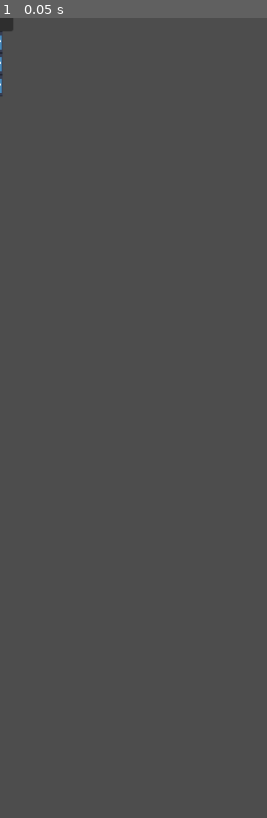
Above: before the commit, frame 1.
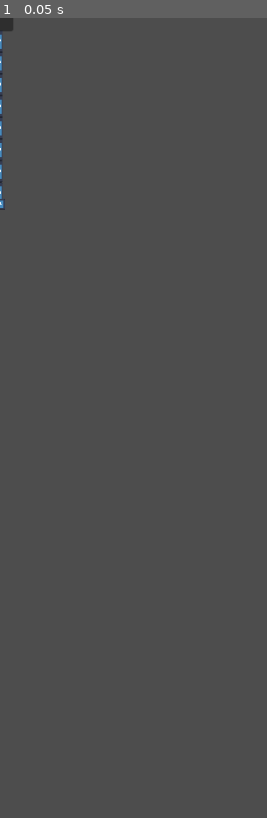
Above: after the commit, the same moment.

Repository: SamuelDavis/fishing
Game: Godot game, scene res://world.tscn
The game is run twice, just before and just after one commit, with the same random seed, the same clock (stepped at 60 frames per second) and the same inputs. The engine's default icon, where the game draws it, is replaced by a stand-in: a white triangle on a blue panel in a dark square.
Inputs:
- Up to frame 1 (0.05 s): no input

The runs differ from the first frame. In frame 1, 0.1% of the frame differs, in the area x 0-2%, y 2-24%.

Commit message:
support specifying rope length in editor; automatic rope gen

Diff:
--- a/RopeAnchor.tscn
+++ b/RopeAnchor.tscn
@@ -1,6 +1,7 @@
-[gd_scene load_steps=3 format=3 uid="uid://bu11e7o4rfbn3"]
+[gd_scene load_steps=4 format=3 uid="uid://bu11e7o4rfbn3"]
 
 [ext_resource type="Script" uid="uid://c4uqwm8qr021l" path="res://rope_anchor.gd" id="1_i62sg"]
+[ext_resource type="Texture2D" uid="uid://cd8pu5w5eggku" path="res://icon.svg" id="2_0vrrh"]
 
 [sub_resource type="RectangleShape2D" id="RectangleShape2D_fj7yv"]
 size = Vector2(30, 30)
@@ -16,3 +17,13 @@
 
 [node name="CollisionShape2D" type="CollisionShape2D" parent="."]
 shape = SubResource("RectangleShape2D_fj7yv")
+
+[node name="Start" type="Marker2D" parent="."]
+position = Vector2(0, 15)
+
+[node name="End" type="Marker2D" parent="."]
+position = Vector2(0, 15)
+
+[node name="Icon" type="Sprite2D" parent="End"]
+scale = Vector2(0.1, 0.1)
+texture = ExtResource("2_0vrrh")
--- a/RopeSegment.tscn
+++ b/RopeSegment.tscn
@@ -8,6 +8,8 @@
 height = 26.0
 
 [node name="RopeSegment" type="RigidBody2D"]
+linear_damp_mode = 1
+linear_damp = 4.0
 script = ExtResource("1_gvu33")
 
 [node name="Icon" type="Sprite2D" parent="."]
@@ -22,3 +24,6 @@
 [node name="PinJoint2D" type="PinJoint2D" parent="."]
 node_a = NodePath("..")
 bias = 0.9
+
+[node name="Marker2D" type="Marker2D" parent="."]
+position = Vector2(0, 26)
--- a/rope_anchor.gd
+++ b/rope_anchor.gd
@@ -1,12 +1,19 @@
 class_name RopeAnchor
 extends StaticBody2D
 
+@onready var button: Button = $Button
+@onready var start: Marker2D = $Start
+@onready var end: Marker2D = $End
+
+@export var segment_scene: PackedScene
+@export var segment_count: int = 3
+
 var mouse_offset: Vector2 = Vector2.ZERO
-@onready var button: Button = $Button
 
 
 func _ready() -> void:
 	button.button_down.connect(_on_pressed)
+	build_rope()
 
 
 func _physics_process(_delta: float) -> void:
@@ -17,3 +24,23 @@
 func _on_pressed() -> void:
 	mouse_offset = global_position - get_global_mouse_position()
 	print(mouse_offset)
+
+
+func build_rope() -> void:
+	var previous: Node = self
+	for i in segment_count:
+		var segment: RopeSegment = segment_scene.instantiate()
+		add_child(segment)
+		if previous is RopeAnchor:
+			segment.global_position = previous.start.global_position
+		elif previous is RopeSegment:
+			segment.global_position = previous.attach_point.global_position
+		else:
+			push_error("previous is neither a RopeAnchor or RopeSegment")
+
+		segment.attach_to(previous)
+		previous = segment
+
+	if previous is RopeSegment:
+		end.reparent(previous)
+		end.position = previous.attach_point.position
--- a/rope_segment.gd
+++ b/rope_segment.gd
@@ -3,7 +3,12 @@
 
 @export var attachment_node: Node
 @onready var pin_joint: PinJoint2D = $PinJoint2D
+@onready var attach_point: Marker2D = $Marker2D
 
 
 func _ready() -> void:
-	pin_joint.node_b = pin_joint.get_path_to(attachment_node)
+	attach_to(attachment_node)
+
+
+func attach_to(node: Node) -> void:
+	pin_joint.node_b = pin_joint.get_path_to(node)
--- a/world.tscn
+++ b/world.tscn
@@ -8,15 +8,5 @@
 
 [node name="Anc" parent="." instance=ExtResource("1_fj7yv")]
 position = Vector2(-6, -2)
-
-[node name="Seg1" parent="." node_paths=PackedStringArray("attachment_node") instance=ExtResource("2_fj7yv")]
-position = Vector2(-6, 14)
-attachment_node = NodePath("../Anc")
-
-[node name="Seg2" parent="." node_paths=PackedStringArray("attachment_node") instance=ExtResource("2_fj7yv")]
-position = Vector2(-6, 40)
-attachment_node = NodePath("../Seg1")
-
-[node name="Seg3" parent="." node_paths=PackedStringArray("attachment_node") instance=ExtResource("2_fj7yv")]
-position = Vector2(-6, 66)
-attachment_node = NodePath("../Seg2")
+segment_scene = ExtResource("2_fj7yv")
+segment_count = 8
